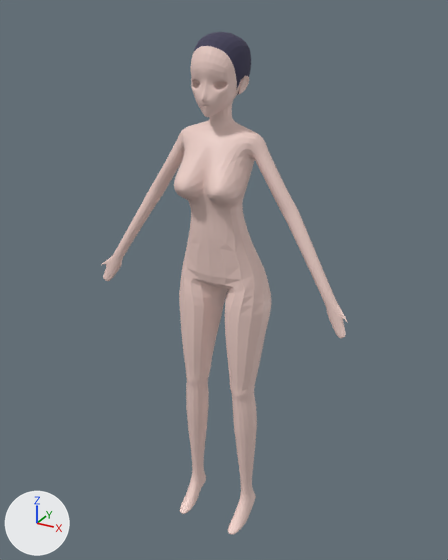
An edit to the Blender file Models/Character/New Character/yayi.blend, drawn before and after from the same camera.
One viewpoint serves both versions: a 50 mm camera at (7.14, -12.82, 13.04) aimed at (-0.2, 0.52, 6.37). Arrows for +X, +Y and +Z are at lower left; the lights stay in place.

The first picture shows 'body'.
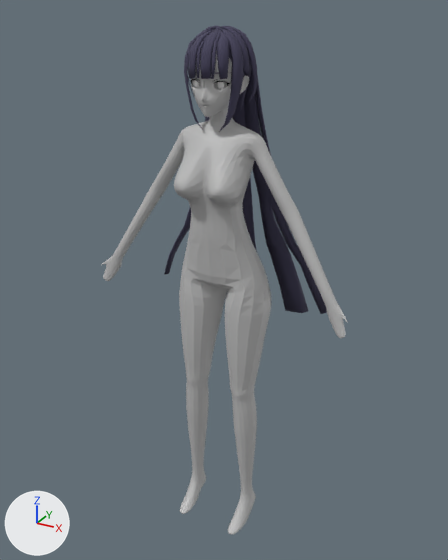
The change in detail:
Material 'body' (mat_body) changes colour from white #f0d1ca to grey #bcbcbc; in linear values from (0.873, 0.64, 0.588) to (0.5, 0.5, 0.5).
Object 'eyeball' (ob_eyeball) is now shown.
Object 'hair.curve.001' (ob_hair_curve_001) is now shown.
Object 'hair.curve.002' (ob_hair_curve_002) is now shown.
Object 'hair.curve.003' (ob_hair_curve_003) is now shown.
Object 'hair.curve.004' (ob_hair_curve_004) is now shown.
Object 'hair.curve.005' (ob_hair_curve_005) is now shown.
Object 'hair.curve.006' (ob_hair_curve_006) is now shown.
Object 'hair.curve.007' (ob_hair_curve_007) is now shown.
Object 'hair.curve.008' (ob_hair_curve_008) is now shown.
Object 'hair.curve.012' (ob_hair_curve_012) is now shown.
Object 'hair.curve.011' (ob_hair_curve_011) is now shown.
Object 'hair.curve.009' (ob_hair_curve_009) is now shown.
Object 'hair.curve.010' (ob_hair_curve_010) is now shown.
Object 'hair.curve.013' (ob_hair_curve_013) is now shown.

Pixel boxes (x1, y1, x2, y2) of what changed, in the pictures (448 x 560 px):
'body', recoloured
    both: (101, 32, 347, 534)
'hair.curve.013', shown
    after: (244, 68, 327, 314)
'hair.curve.008', shown
    after: (184, 28, 243, 132)
'hair.curve.010', shown
    after: (220, 28, 257, 252)
'hair.curve.012', shown
    after: (164, 37, 294, 275)
'hair.curve.001', shown
    after: (200, 29, 218, 79)
'hair.curve.007', shown
    after: (217, 30, 229, 79)
'hair.curve.011', shown
    after: (201, 25, 251, 111)
'hair.curve.009', shown
    after: (209, 25, 258, 102)
'hair.curve.002', shown
    after: (189, 29, 216, 78)
'hair.curve.006', shown
    after: (211, 29, 220, 79)
'hair.curve.003', shown
    after: (197, 32, 212, 78)
'eyeball', shown
    after: (193, 80, 224, 89)
'hair.curve.004', shown
    after: (187, 39, 197, 78)
'hair.curve.005', shown
    after: (186, 37, 198, 97)
